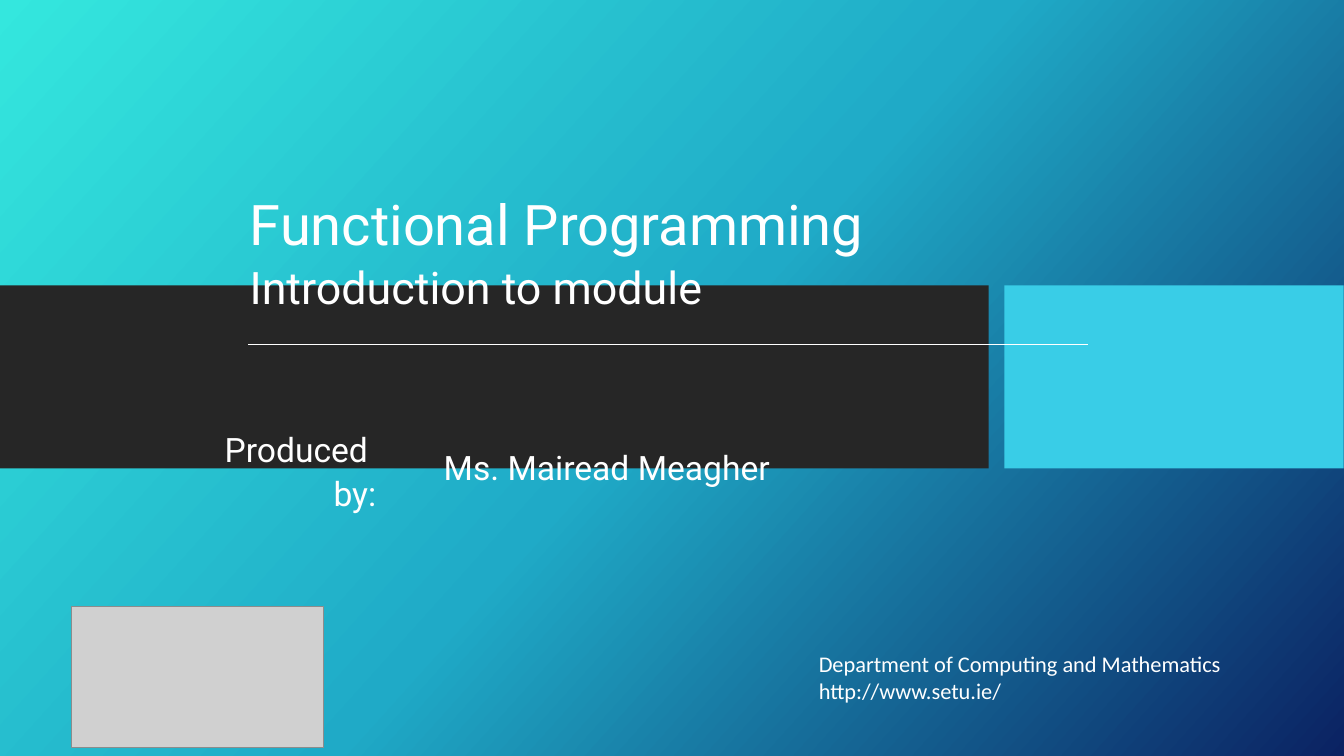
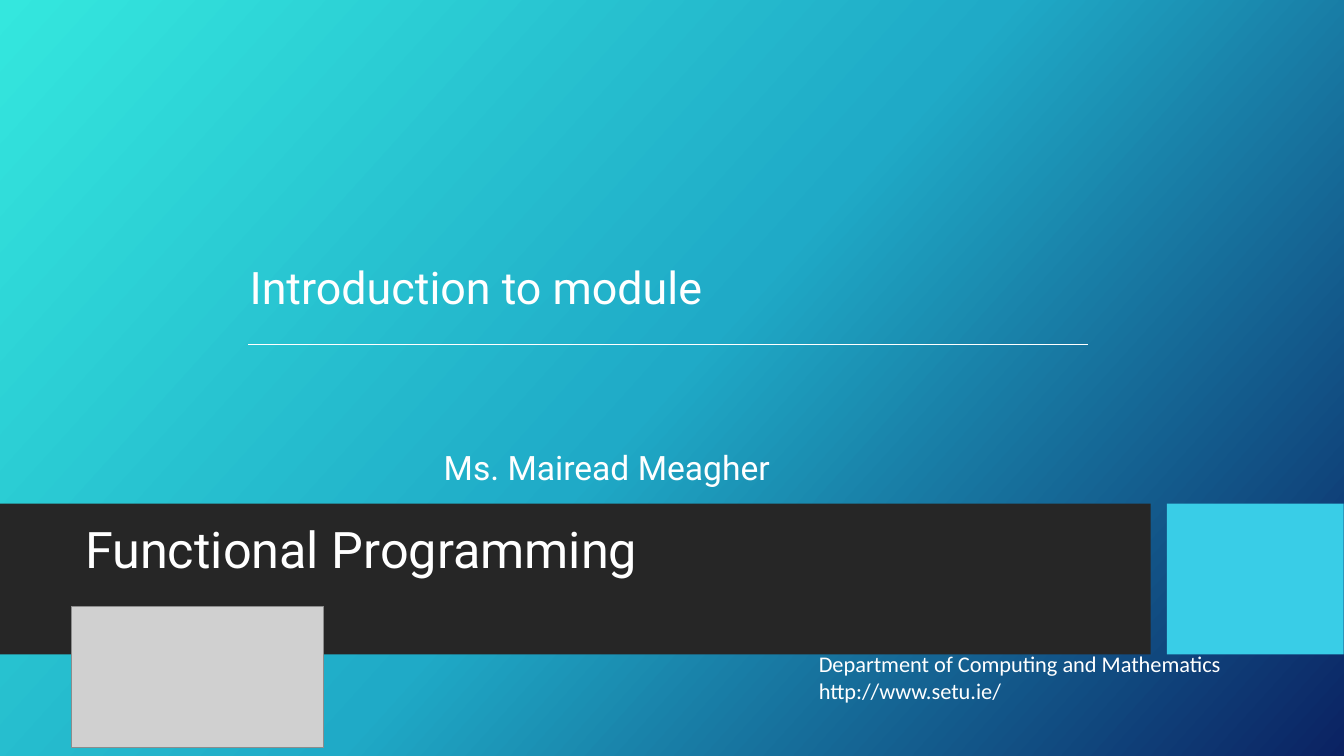
Before and after one commit to Fun-Prog-26/fun-prog-26, a slide deck: slide 1 of topic01-introduction/unit-01a-lectures/talk-2/a-fp-intro.pptx. Drawn at 1344x756 pixels with LibreOffice and Linux fonts; fonts in the diff are those of the drawing; grey boxes stand for pictures; background and template pictures are left out. Boxes give left, top, right and bottom in pixels: in the first picture for what was removed or moved away, otherwise in the second. Text is boxed around its words. In the diff, an @@ line names an element or a change of style, - is before the commit and + after.

```diff
--- a/topic01-introduction/unit-01a-lectures/talk-2/a-fp-intro.pptx
+++ b/topic01-introduction/unit-01a-lectures/talk-2/a-fp-intro.pptx
@@ rectangle removed at (x1=1004, y1=285, x2=1344, y2=469) @@
@@ subtitle removed at (x1=225, y1=436, x2=377, y2=513) @@
-Produced
-by:
@@ rectangle resized from (x1=0, y1=285, x2=989, y2=469) to (x1=0, y1=504, x2=1150, y2=655) @@
@@ rectangle added at (x1=1168, y1=504, x2=1344, y2=655), fill #39CDE7 @@
@@ title "Functional Programming" moved from (x1=250, y1=203, x2=863, y2=257) to (x1=85, y1=530, x2=637, y2=579) @@
@@ title "Functional Programming" at (x1=85, y1=530, x2=637, y2=579): size 40 to 36 pt @@
```
Also in this commit, not shown: 5 other slides changed, 1 slide removed, 4 other files.
